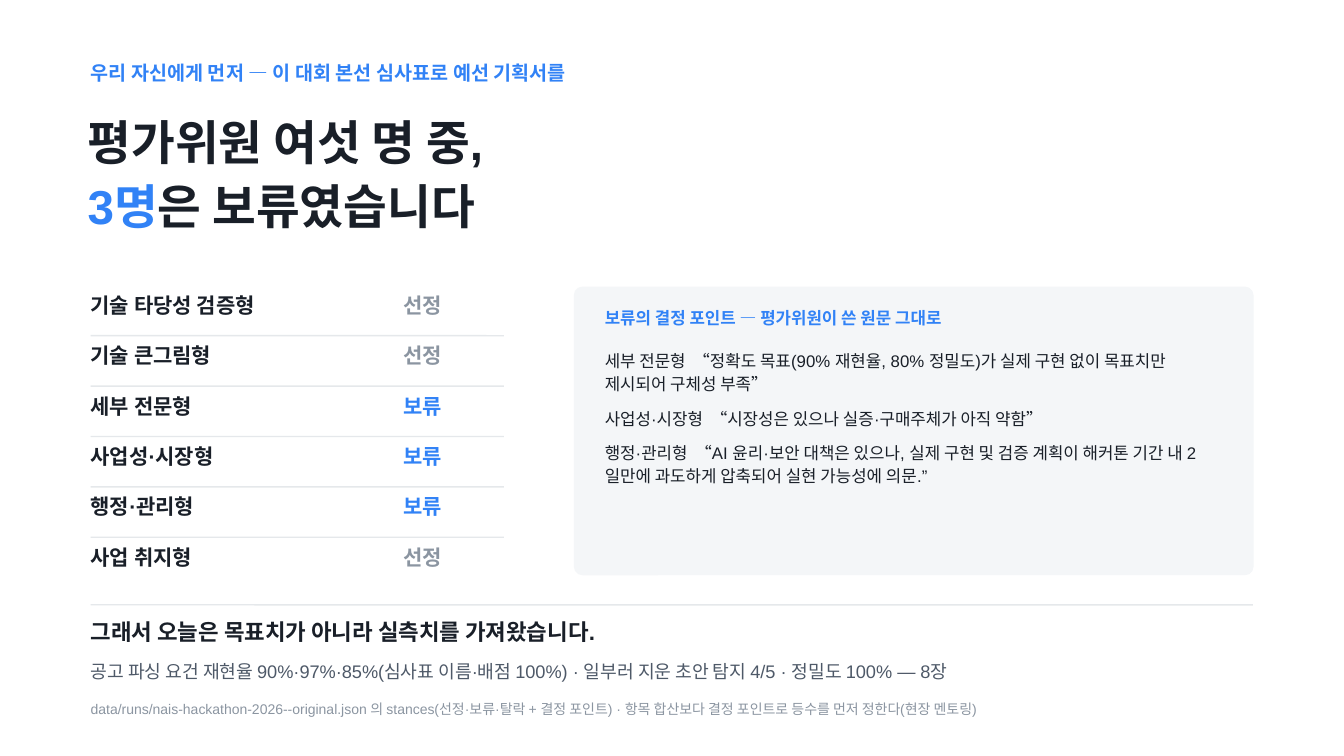
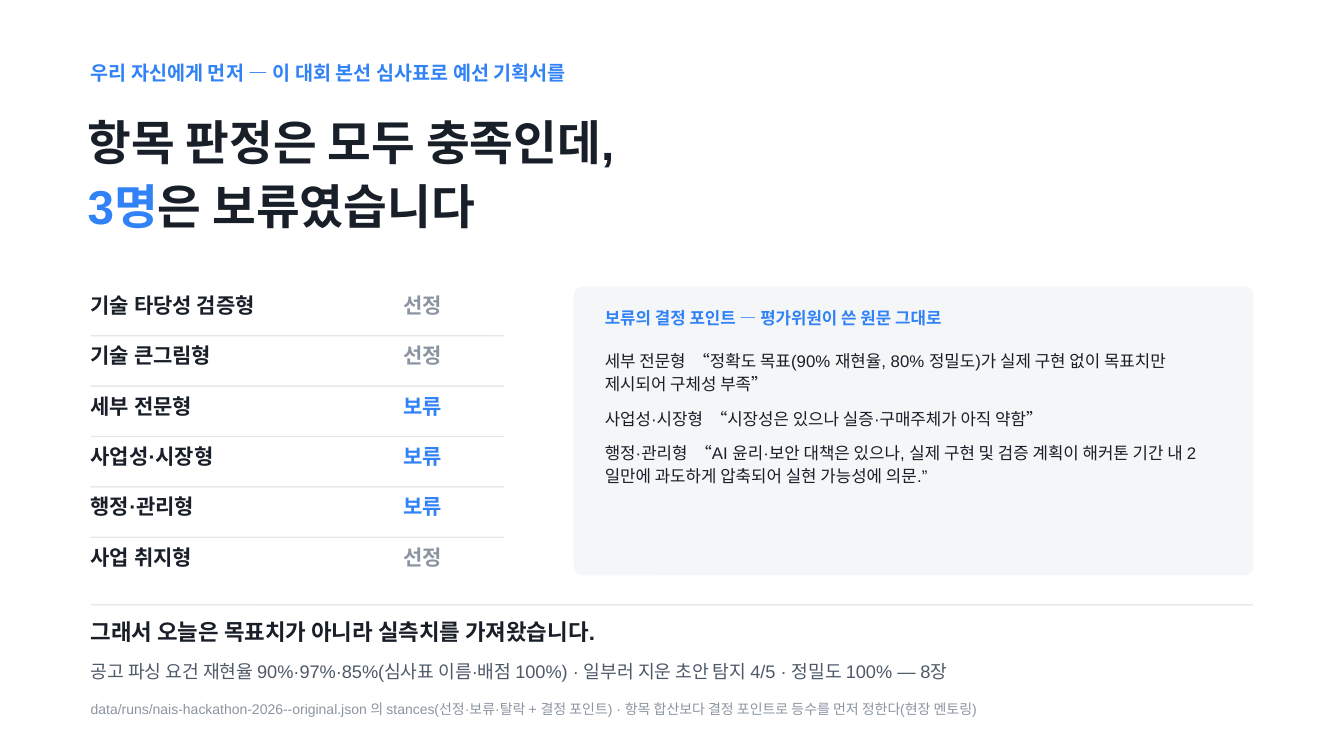
Before and after one commit to Ryugi62/rfp-to-fit, a slide deck: slide 9 of deliver/deck/RFP-to-Fit_루미아.pptx. Drawn at 1344x756 pixels with LibreOffice and Linux fonts; fonts in the diff are those of the drawing. Boxes give left, top, right and bottom in pixels: in the first picture for what was removed or moved away, otherwise in the second. Text is boxed around its words. In the diff, an @@ line names an element or a change of style, - is before the commit and + after.

```diff
--- a/deliver/deck/RFP-to-Fit_루미아.pptx
+++ b/deliver/deck/RFP-to-Fit_루미아.pptx
@@ text at <box>88,120,614,168</box>: text changed @@
-평가위원 여섯 명 중,
+항목 판정은 모두 충족인데,
```
Also in this commit, not shown: 3 other slides changed, 14 other files.
